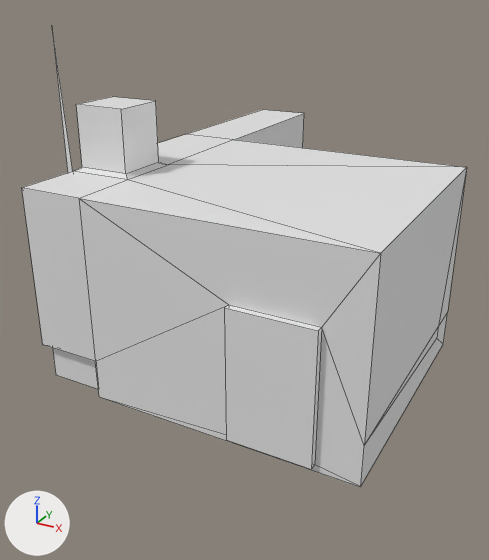
Renders of the FBX model Assets/Meshes/room.fbx from each side of a commit.
Rendered twice from a camera (50 mm lens) standing at (3.89, -8.31, 5.53) and looking at (-0.78, 0.17, 1.28). Arrows for +X, +Y and +Z are at lower left; the lights stay in place. Mesh edges are drawn as thin lines. Where no turn or scale is listed for an object, it has been applied to the vertices.
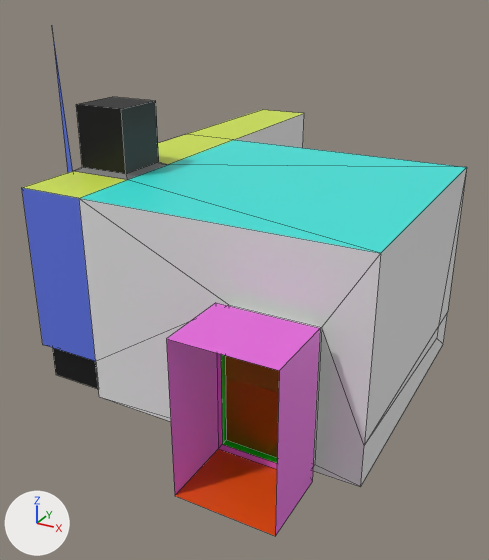
Pixel boxes [x1, y1, x2, y2] of what changed, in the pictures (489 x 560 px):
'Plane', reshaped (11% taller): before [22, 29, 467, 487]; after [22, 29, 467, 536]
part 1 of me_plane, added (pink): after [167, 303, 320, 536]
part 2 of me_plane, recoloured (grey to black): [53, 97, 159, 389] in both
part 3 of me_plane, recoloured (white to grey): [74, 162, 168, 180] in both
part 4 of me_plane, recoloured (grey to blue): [22, 43, 95, 361] in both
part 5 of me_plane, recoloured: before [224, 308, 318, 469]; after [225, 355, 279, 457]
part 6 of me_plane, recoloured (white to green): [22, 110, 304, 198] in both
part 7 of me_plane, recoloured (white to cyan): [81, 140, 467, 253] in both

The change, as a diff of the scene's bpy script:
```diff
--- a/Assets/Meshes/room.fbx.py
+++ b/Assets/Meshes/room.fbx.py
@@ mat_material_005 @@
+mat_material_005 = principled_material('Material.005')
+mat_material_005.base_color = (0.113, 0.178, 0.8)  # blue #5e75e7
@@ mat_material_002 @@
+mat_material_002 = principled_material('Material.002')
+mat_material_002.base_color = (0.0, 0.0, 0.0)  # black #000000
@@ mat_material_008 @@
+mat_material_008 = principled_material('Material.008')
+mat_material_008.base_color = (0.648, 0.8, 0.0768)  # yellow #d3e74e
@@ mat_material_009 @@
+mat_material_009 = principled_material('Material.009')
+mat_material_009.base_color = (0.045, 0.8, 0.733)  # cyan #3ce7de
@@ mat_material_003 @@
+mat_material_003 = principled_material('Material.003')
+mat_material_003.base_color = (0.199, 0.199, 0.199)  # grey #7b7b7b
@@ me_plane @@
-me_plane.from_pydata(...)  # 66 vertices, 66 faces; spans x -3.1..2.0, y -2.1..5.0, z 0.0..5.0
+me_plane.from_pydata(...)  # 78 vertices, 78 faces; spans x -3.1..2.0, y -3.2..5.0, z 0.0..5.0
+# me_plane part 1
+# 12 vertices are added at x 0.14..1.46, y -3.2..-2.2, z 0.01..2.1
+# 4 new faces join them, mat_material_011 (green #00e70d)
+# 7 new faces join them, mat_material_012 (pink #e768dd)
+# 1 new face joins them, mat_material_013 (orange #e74f00)
+# me_plane part 2: 10 faces spanning x -2.92..-2.08, y -1.9..-0.1, z 0.05..3.95 switch from no material to mat_material_002 (black #000000)
+# me_plane part 3: 13 faces spanning x -3.0..-2.0, y -2.0..0.0, z 0.55..3.05 switch from no material to mat_material_003 (grey #7b7b7b)
+# me_plane part 4: 7 faces spanning x -3.1..-2.0, y -2.0..0.0, z 0.4..5.0 switch from no material to mat_material_005 (blue #5e75e7)
+# me_plane part 5: 1 face spanning x 0.2..1.4, y -2.1, z 0.1..2.0 switches from no material to mat_material_007 (orange #e78021)
+# me_plane part 6: 3 faces spanning x -3.0..-2.0, y -2.0..5.0, z 3.0 switch from no material to mat_material_008 (yellow #d3e74e)
+# me_plane part 7: 3 faces spanning x -2.0..2.0, y -2.0..2.0, z 3.0 switch from no material to mat_material_009 (cyan #3ce7de)
+me_plane.materials.append(mat_material_001)  # white #e7e7e7
+me_plane.materials.append(mat_material_004)  # red #e75a7b
+me_plane.materials.append(mat_material_006)  # green #5ce747
+me_plane.materials.append(mat_material_007)  # orange #e78020
+me_plane.materials.append(mat_material_010)  # orange #e7781d
+me_plane.materials.append(mat_material_011)  # green #00e70d
+me_plane.materials.append(mat_material_012)  # pink #e768dd
+me_plane.materials.append(mat_material_013)  # orange #e74f00
```
